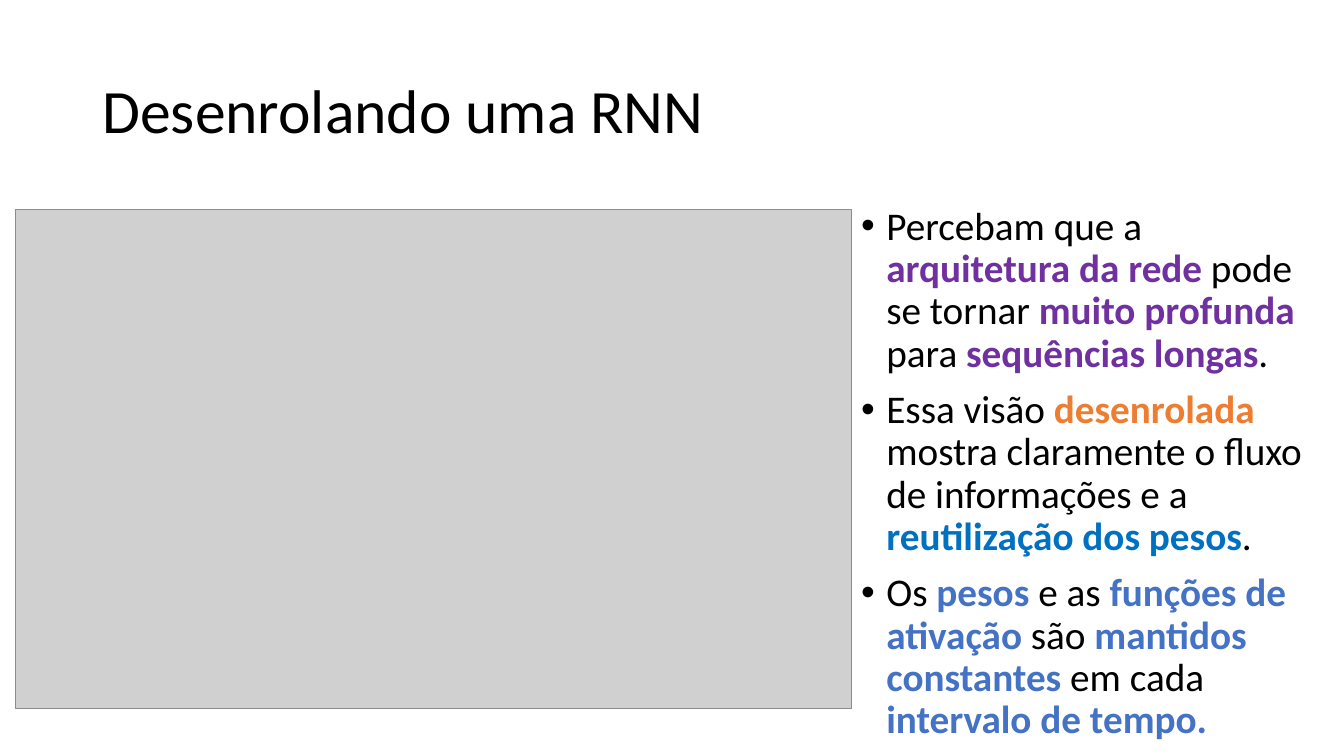
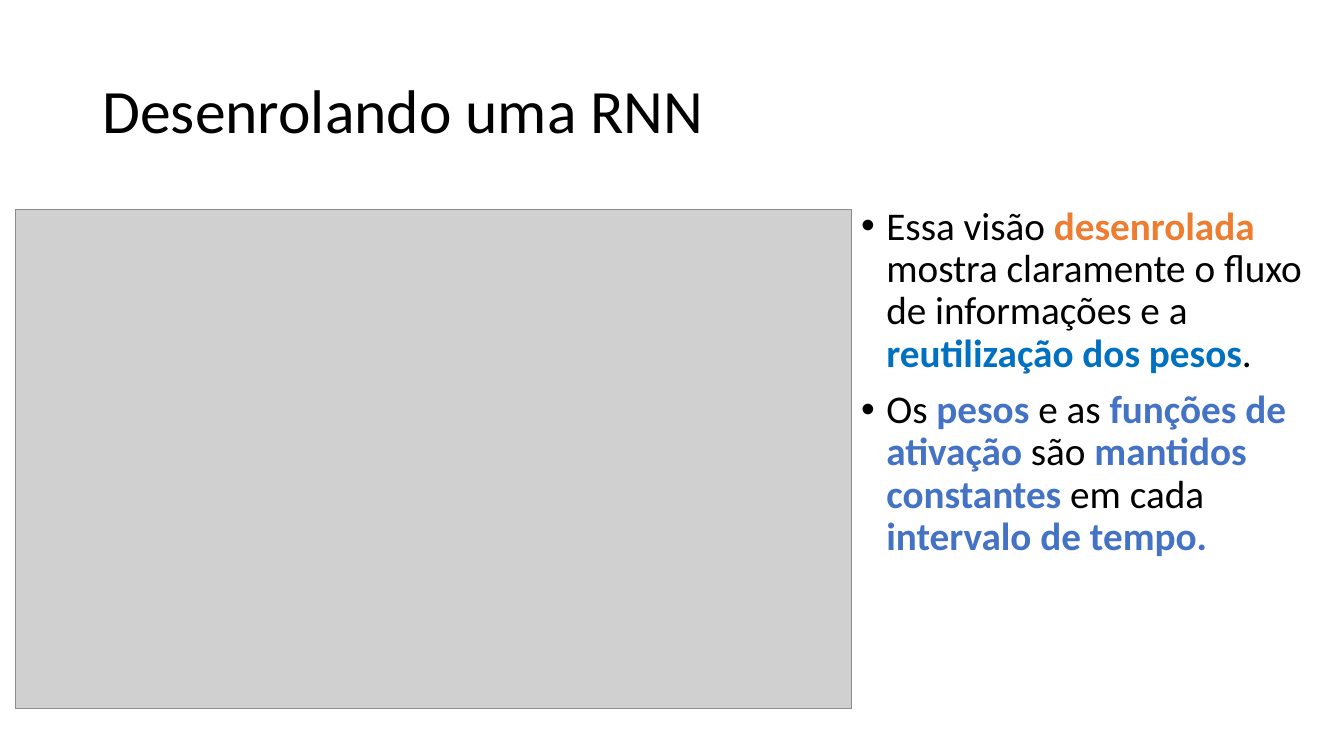
Before and after one commit to zz4fap/c24_inteligencia_artificial, a slide deck: slide 20 of slides/C24_RNN.pptx. Drawn at 1344x756 pixels with LibreOffice and Linux fonts; fonts in the diff are those of the drawing; grey boxes stand for pictures. Boxes give left, top, right and bottom in pixels: in the first picture for what was removed or moved away, otherwise in the second. Text is boxed around its words. In the diff, an @@ line names an element or a change of style, - is before the commit and + after.

```diff
--- a/slides/C24_RNN.pptx
+++ b/slides/C24_RNN.pptx
@@ text at (x1=886, y1=212, x2=1294, y2=374): paragraph removed @@
-• Percebam que a arquitetura da rede pode se tornar muito profunda para sequências longas.
```
Also in this commit, not shown: 5 other slides changed, 3 slides added, 1 slide removed.
